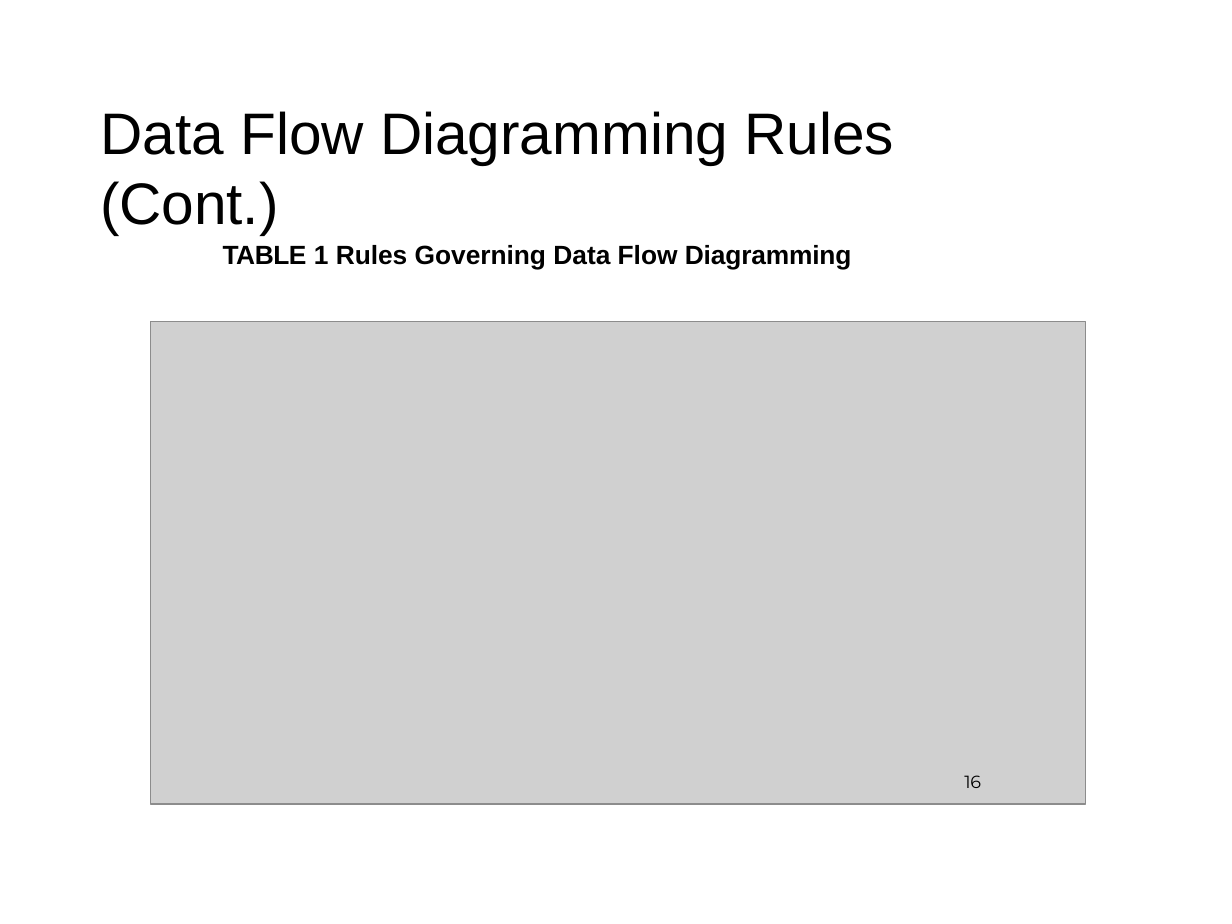
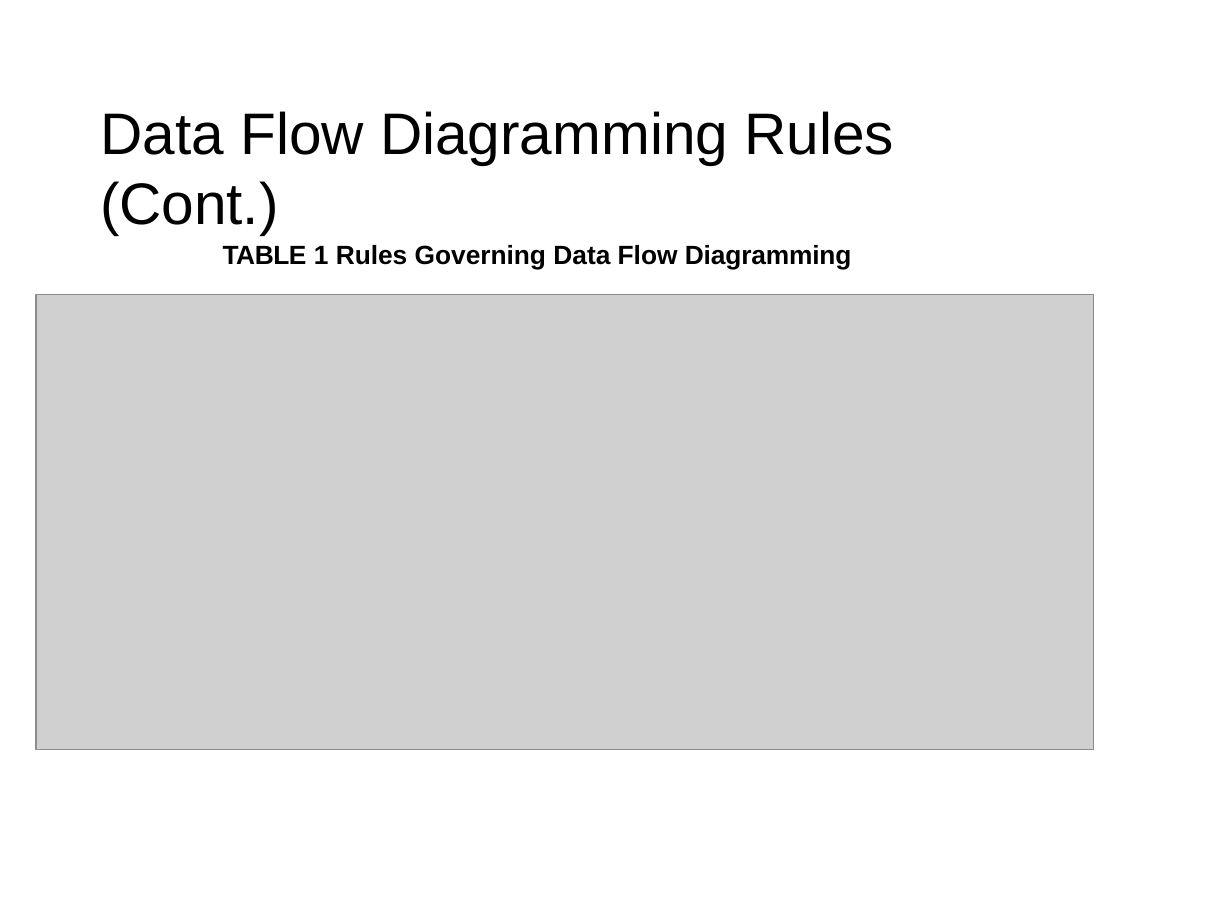
Before and after one commit to weiliang1995/UPM-Master-Software-Engineering-Course, a slide deck: slide 17 of SWE5300/Chapter 3-2 Software Analysis Requirements.pptx (slide 16 before the commit). Drawn at 1232x924 pixels with LibreOffice and Linux fonts; fonts in the diff are those of the drawing; grey boxes stand for pictures. Boxes give left, top, right and bottom in pixels: in the first picture for what was removed or moved away, otherwise in the second. Text is boxed around its words. In the diff, an @@ line names an element or a change of style, - is before the commit and + after.

```diff
--- a/SWE5300/Chapter 3-2 Software Analysis Requirements.pptx
+++ b/SWE5300/Chapter 3-2 Software Analysis Requirements.pptx
@@ picture: place and size @@
-picture at [150,322,1085,804]
+picture at [36,294,1093,749]
@@ page number removed at [964,775,981,788] @@
-16
```
Also in this commit, not shown: 7 other slides changed, 9 slides added, 5 slides removed, 4 other files.
